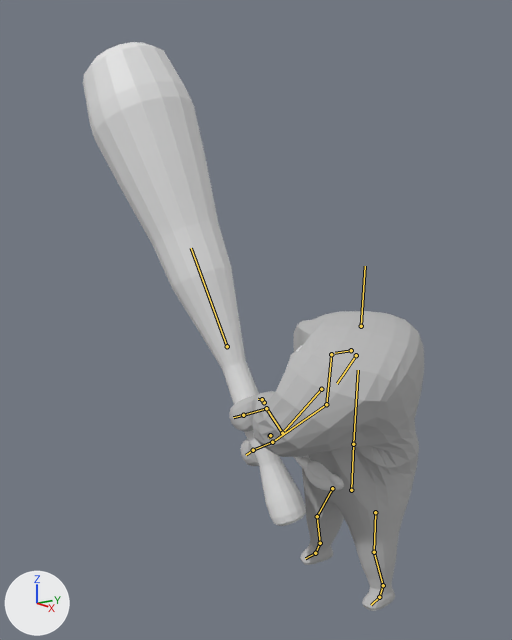
An edit to the Blender file First3D/Assets/model/bigeyewithAUTOWeight.blend, drawn before and after from the same camera.
Rendered twice from a 50 mm camera at (4.78, -4.66, 4.41) aimed at (-0.98, -0.49, 2.68). Lighting does not change. The marker at lower left points along +X, +Y and +Z. Both versions are drawn at frame 1 of the action 'holdRightAttack'; the numbers are the values there. The bones that bend it are drawn over the model as lines.
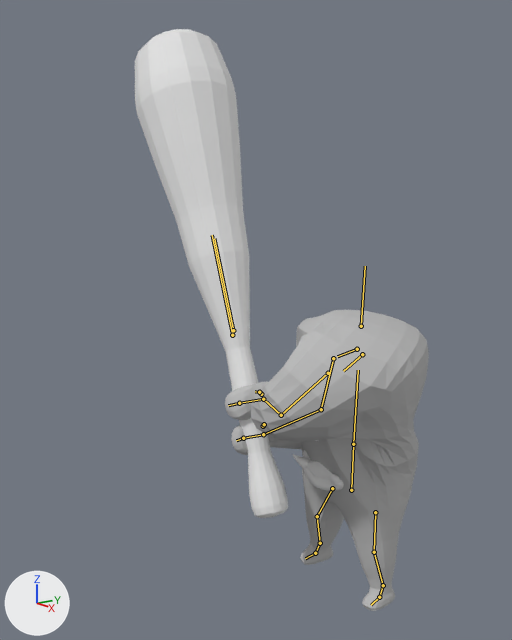
What the commit changed:
Bone 'Shoulder.L' (bone_shoulder_l) moves from (0.39, 0.31, -0.01) to (0.2, 0.25, 0.0).
Bone 'Shoulder.L' (bone_shoulder_l) turns from (-8, -7, -40) to (2, -13, -42) degrees about its own x, y and z.
Bone 'Shoulder.R' (bone_shoulder_r) moves from (-0.08, -0.02, -0.16) to (0.11, 0.04, -0.15).
Bone 'Shoulder.R' (bone_shoulder_r) turns from (-15, 0, -9) to (-20, 10, -9) degrees about its own x, y and z.

Location of each change, (x1, y1, x2, y2) in pixels of the pictures (512 x 640 px):
'Sphere', posed (31% narrower): before (83, 42, 306, 526); after (135, 29, 288, 518)
'Cube', posed: before (229, 311, 424, 611); after (225, 310, 429, 611)
bone 'Shoulder.L', root to tip: before (356, 355) to (337, 383); after (362, 354) to (343, 371)
bone 'Shoulder.R', root to tip: before (351, 350) to (335, 353); after (357, 349) to (337, 356)
